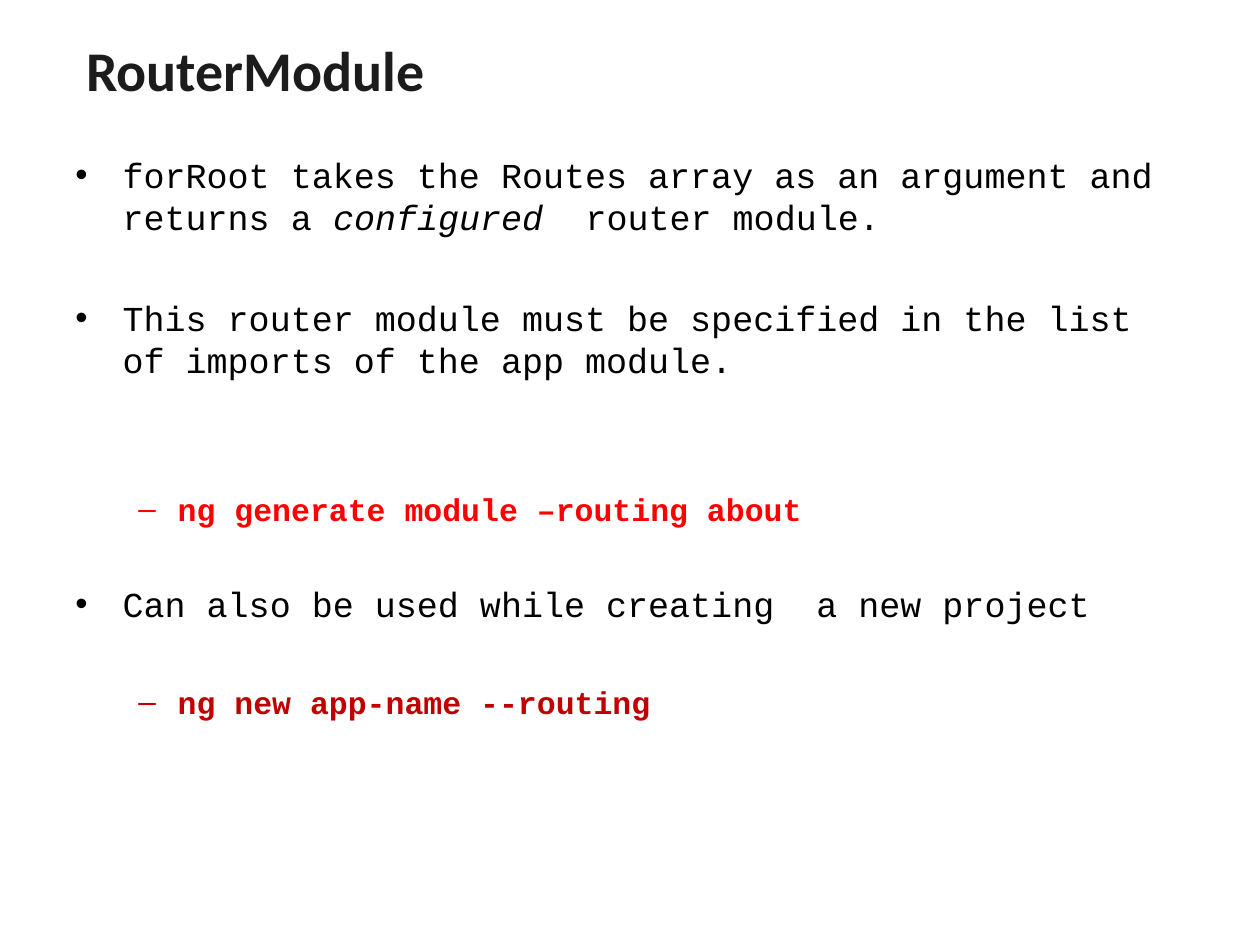
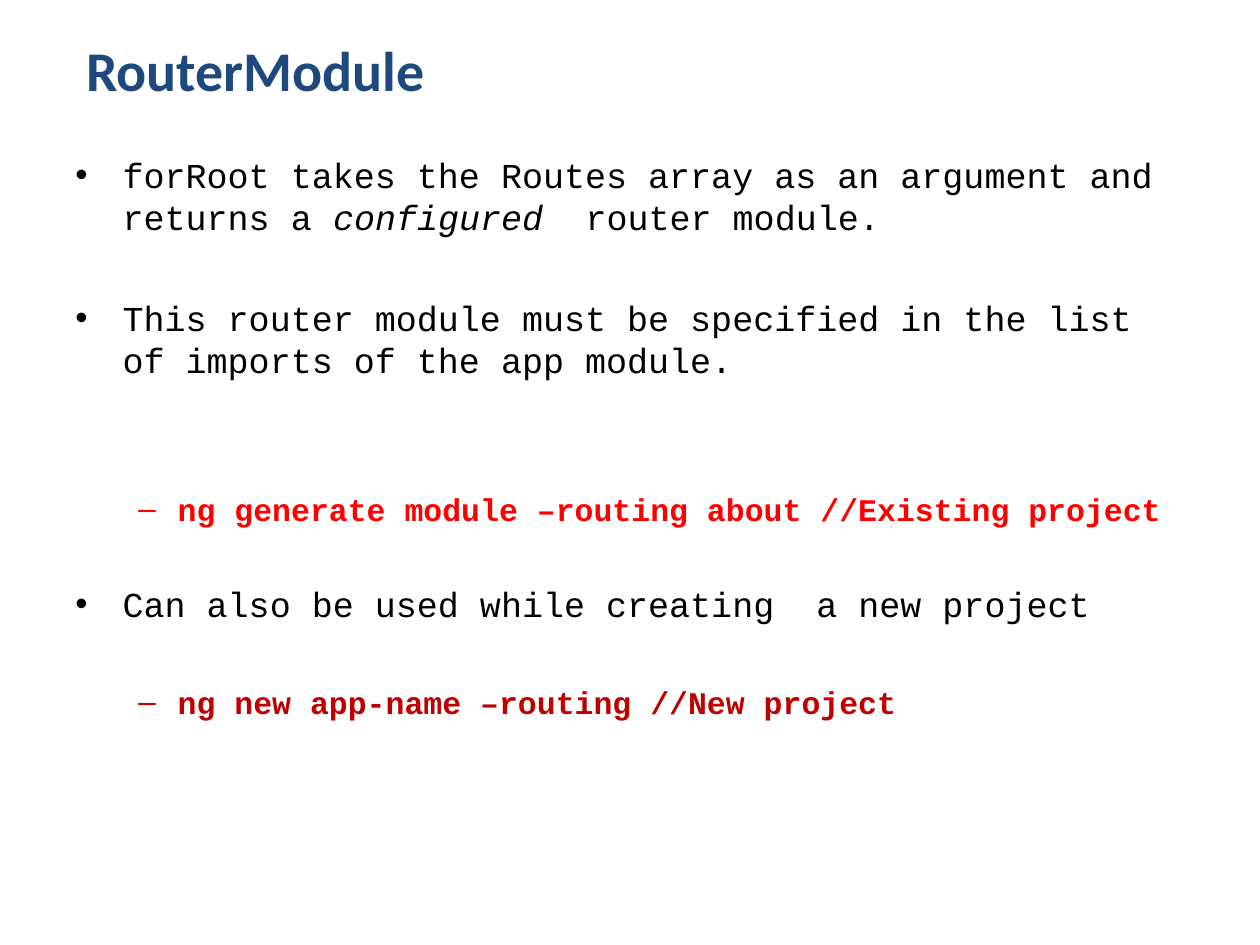
Before and after one commit to vishnumvn/AngularJS_Tut, a slide deck: slide 50 of Materials/Angular_Module02.ppt. Drawn at 1260x945 pixels with LibreOffice and Linux fonts; fonts in the diff are those of the drawing. Boxes give left, top, right and bottom in pixels: in the first picture for what was removed or moved away, otherwise in the second. Text is boxed around its words. In the diff, an @@ line names an element or a change of style, - is before the commit and + after.

Commit message:
routing

```diff
--- a/Materials/Angular_Module02.ppt
+++ b/Materials/Angular_Module02.ppt
@@ title "RouterModule" at [86, 51, 425, 92]: text colour #1C1C1C to #1F497D @@
@@ text at [178, 498, 1160, 528]: text changed @@
-  – ng generate module –routing about
+  – ng generate module –routing about //Existing project
@@ text at [178, 691, 896, 721]: text changed @@
-  – ng new app-name --routing
+  – ng new app-name –routing //New project
```
Also in this commit, not shown: 116 other slides changed, 57 other files.
